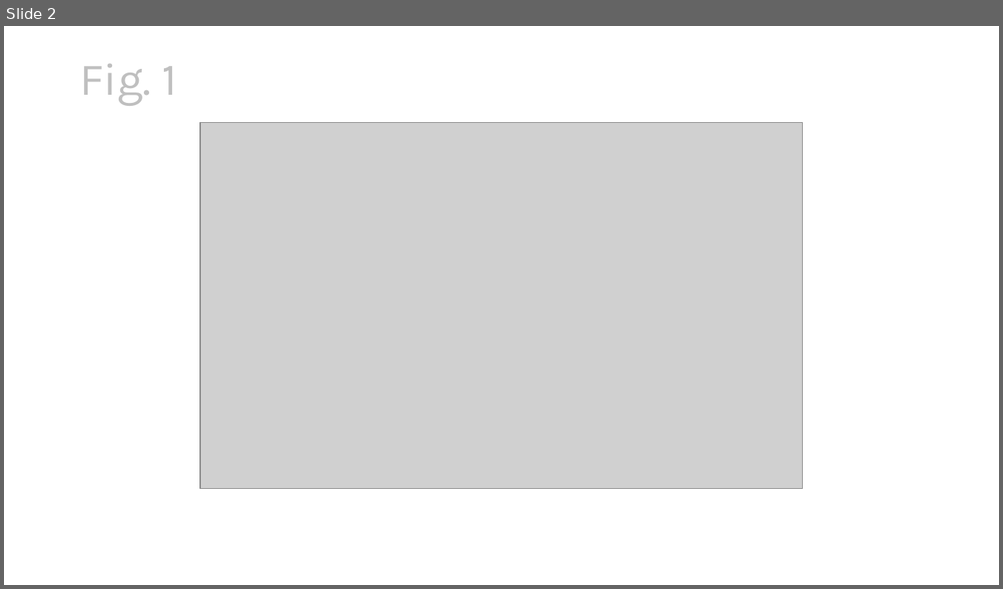
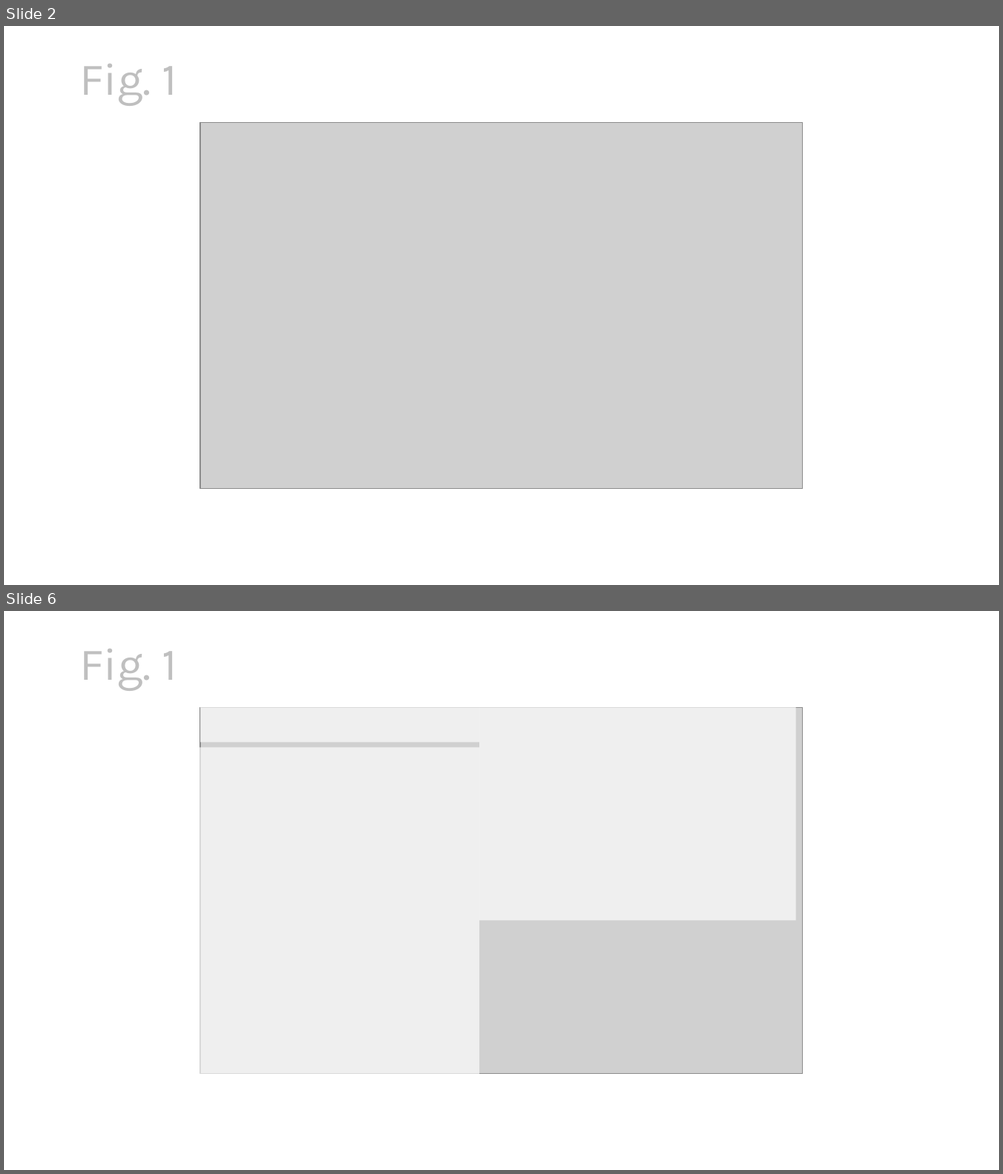
Before and after one commit to nghess/psy-507, a slide deck: presentation/st_yves_2023.pptx. Shown one above the other, each under a label of ours: slide 2 before the commit, slides 2 and 6 after it; the slides between them are not shown. The pictures are 1003x589 and 1003x1174 pixels, drawn with LibreOffice and Linux fonts; fonts in the diff are those of the drawing; grey boxes stand for pictures. Boxes give left, top, right and bottom in pixels: in the first picture for what was removed or moved away, otherwise in the second. Text is boxed around its words. In the diff, an @@ line names an element or a change of style, - is before the commit and + after.

```diff
--- a/presentation/st_yves_2023.pptx
+++ b/presentation/st_yves_2023.pptx
@@ slide 6 added at (4,611,999,1170), background #FFFFFF @@
@@ title added at (79,649,176,691), 44 pt, text #BFBFBF @@
+Fig. 1
@@ rectangle added at (479,673,796,920), fill #FFFFFF at 67% opacity @@
@@ picture added at (200,707,802,1074) @@
@@ rectangle added at (200,701,479,742), fill #FFFFFF at 67% opacity @@
@@ rectangle added at (168,748,479,1080), fill #FFFFFF at 67% opacity @@
```
Also in this commit, not shown: 4 slides changed, 8 other slides added, 7 other files.
